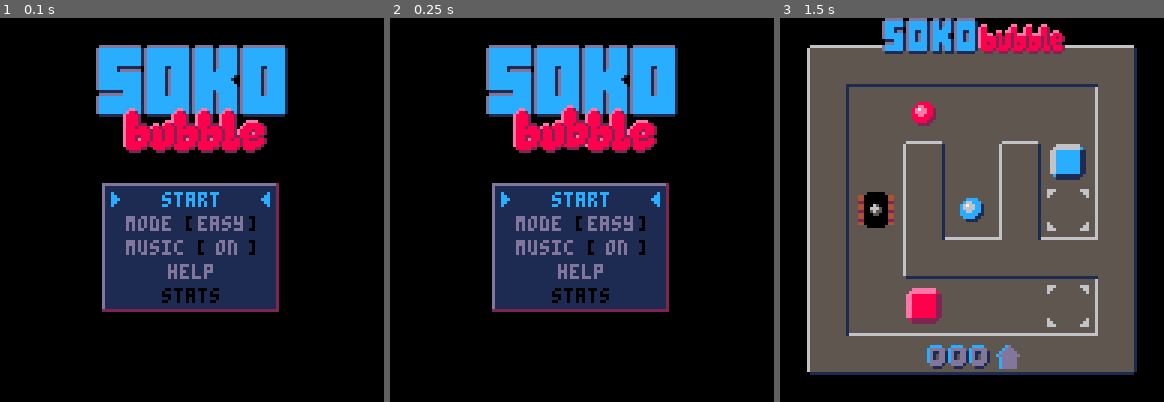
Above: before the commit, frames 1-3 (left to right).
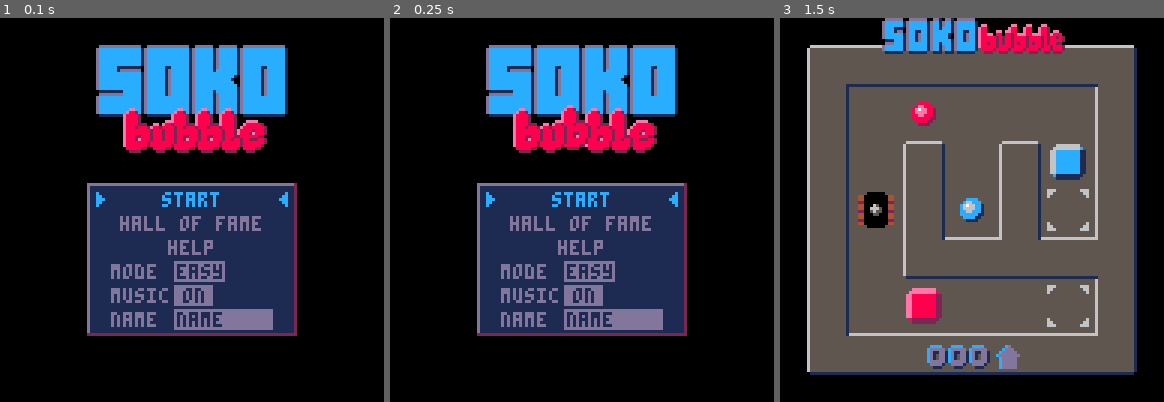
Above: after the commit, the same moments.

Repository: erwinbonsma/SokoBubbleP8
Game: PICO-8 cartridge sokobubble.p8
Same seed, same stepped clock (60 frames per second), same inputs: the game is played once before the commit and once after it.
Inputs:
- Up to frame 1 (0.1 s): no input
- Up to frame 2 (0.25 s): no input
- Up to frame 3 (1.5 s): tap O (Z key) at 0.33, 0.7, 1.43 s; tap X (X key) at 1.07 s

The runs differ from the first frame. In frame 1, 10% of the frame differs, in the area x 22-78%, y 42-83%; in frame 2, 10%; in frame 3, nothing differs.

Commit message:
Add name item to main menu
Also reshuffle items.

Diff:
--- a/sokobubble.p8
+++ b/sokobubble.p8
@@ -1771,9 +1771,9 @@
 end
 
 function mainmenu:_change_option()
- if self.item_idx==2 then
+ if self.item_idx==4 then
   easymode=not easymode
- elseif self.item_idx==3 then
+ elseif self.item_idx==5 then
   music_on=not music_on
   if music_on then
    music(0)
@@ -1784,17 +1784,15 @@
 end
 
 function mainmenu:update()
- local max_idx=(
-  _stats:all_solved() and 5 or 4
- )
+ local max_idx=6
 
  if btnp(❎) then
   if self.item_idx==1 then
    show_levelmenu()
    return
-  elseif self.item_idx==5 then
+  elseif self.item_idx==2 then
    show_stats(show_mainmenu)
-  elseif self.item_idx==4 then
+  elseif self.item_idx==3 then
    show_help()
   else
    self:_change_option()
@@ -1849,48 +1847,54 @@
 
 menu_items={
  "start",
- "mode [    ]",
- "music [   ]",
+ "hall of fame",
  "help",
- "stats"
+ "mode",
+ "music",
+ "name",
 }
 
 function mainmenu:_draw_menu()
- rect3d(35,56,91,96,1,13,2)
+ rect3d(30,56,97,104,1,13,2)
 
  local y=50+8*self.item_idx
  print(
-  "\^:0103070301000000",37,y,12
+  "\^:0103070301000000",32,y,12
  )
  print(
-  "\^:0406070604000000",87,y,12
- )
+  "\^:0406070604000000",93,y,12
+ )
+
+ local leftprint=function(s,y,c)
+  print(s,37,y,c)
+ end
 
  for i=1,#menu_items do
   local c=(
    self.item_idx==i and 12 or 13
   )
-  if (
-   i==5
-   and not _stats:all_solved()
-  ) then
-   c=0
-  end
-  centerprint(
+  local print_fn=(
+   i<=3 and centerprint or
+   leftprint
+  )
+  print_fn(
    menu_items[i],50+8*i,c
   )
  end
 
- print("[    ]",62,66,0)
+ rectfill(58,81,74,87,13)
  print(
   easymode and "easy" or "hard",
-  66,66,13
+  59,82,1
  )
  local s=(
   music_on and "on" or "off"
  )
- print("[   ]",66,74,0)
- print(s,76-#s*2,74,13)
+ rectfill(58,89,70,95,13)
+ print(s,65-#s*2,90,1)
+
+ rectfill(58,97,90,103,13)
+ print("name",59,98,1)
 end
 
 function mainmenu:draw()
